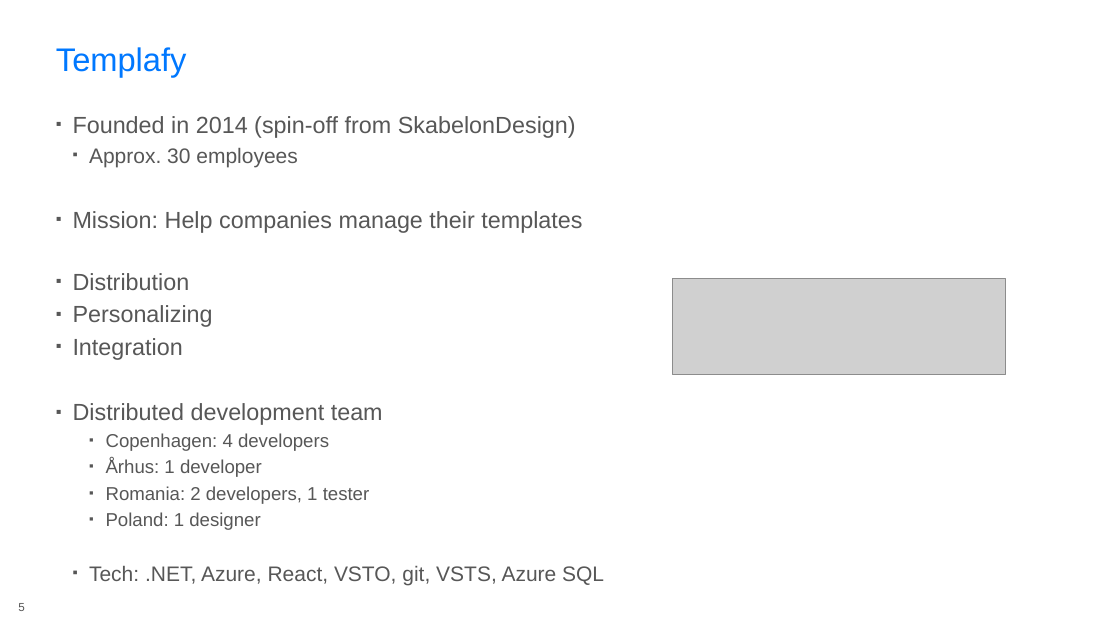
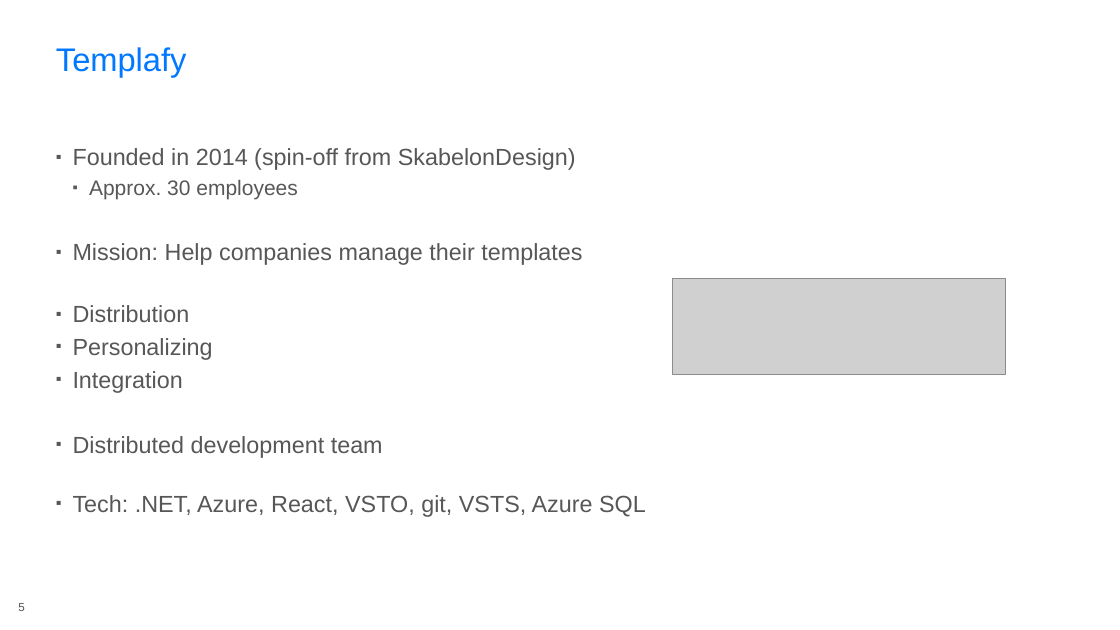
Before and after one commit to rasmuskl/react-webpack-typescript, a slide deck: slide 5 of 20170301-cnug-120min/_notes/Presentation.pptx. Drawn at 1120x630 pixels with LibreOffice and Linux fonts; fonts in the diff are those of the drawing; grey boxes stand for pictures; background and template pictures are left out. Boxes give left, top, right and bottom in pixels: in the first picture for what was removed or moved away, otherwise in the second. Text is boxed around its words. In the diff, an @@ line names an element or a change of style, - is before the commit and + after.

```diff
--- a/20170301-cnug-120min/_notes/Presentation.pptx
+++ b/20170301-cnug-120min/_notes/Presentation.pptx
@@ text at bbox=[106, 433, 370, 530]: paragraphs removed @@
-    ▪ Copenhagen: 4 developers
-    ▪ Århus: 1 developer
-    ▪ Romania: 2 developers, 1 tester
-    ▪ Poland: 1 designer
@@ text at bbox=[73, 495, 646, 517]: size 18 to 20 pt in "Tech: .NET, Azure, React, VSTO, git, VSTS, ..."; list level 2 to 1 in "Tech: .NET, Azure, React, VSTO, ..." @@
```
Also in this commit, not shown: 1 other file.
